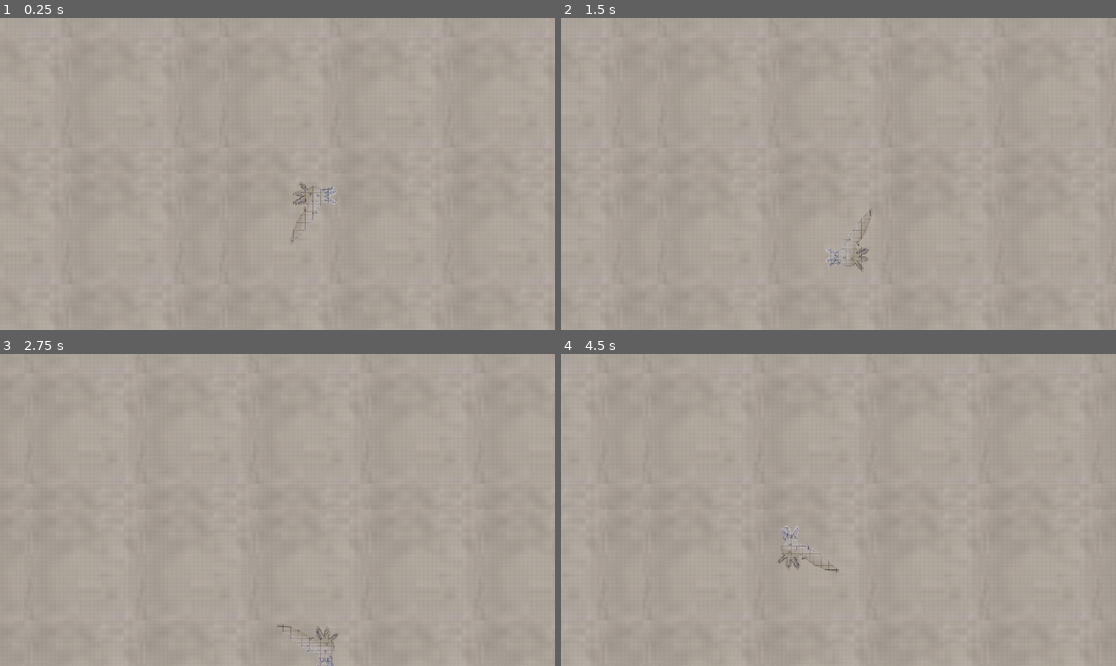
Above: before the commit, frames 1-4 (two rows, left to right).
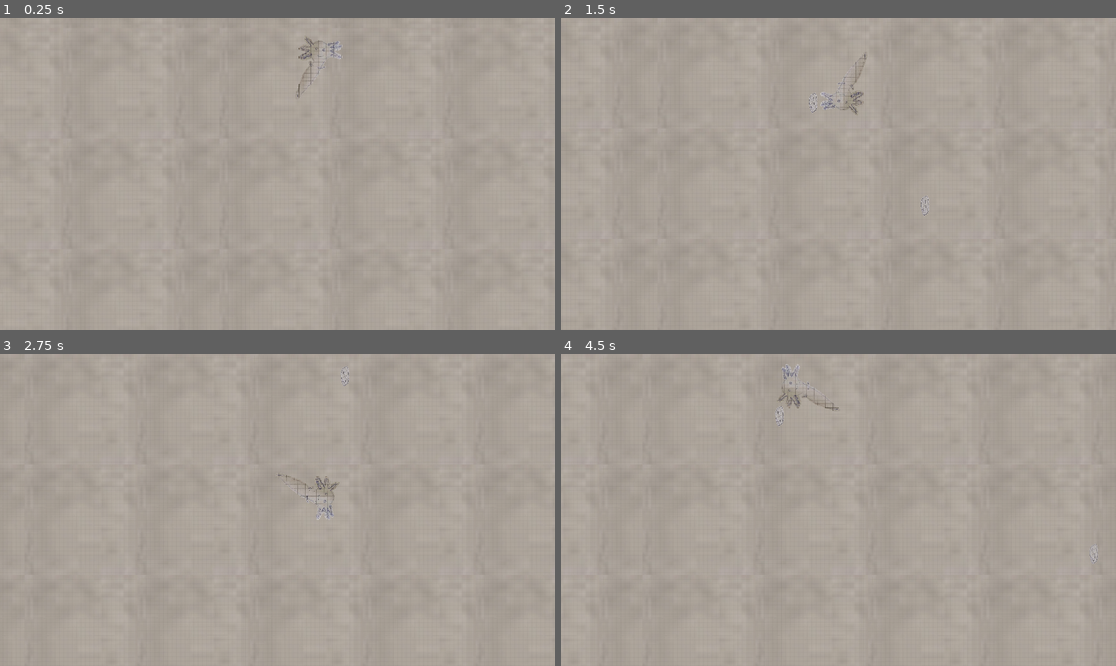
Above: after the commit, the same moments.

Repository: Krafterbob/LustigesSpiel
Game: Godot game, scene res://rooms/room1.tscn
Same seed, same stepped clock (60 frames per second), same inputs: the game is played once before the commit and once after it.
Inputs (mouse positions are in pixels of both pictures, inside the frame that each line leads up to):
- Up to frame 1 (0.25 s): no input
- Up to frame 2 (1.5 s): move the mouse to (960, 158) at 0.52 s; press the mouse at (960, 158) at 0.53 s; hold D (move_right) 0.53-1.28 s; move the mouse to (727, 189) at 1.27 s; release the mouse at (727, 189) at 1.28 s; hold S (move_down) from 1.28 s (still down); click (727, 189) at 1.35 s
- Up to frame 3 (2.75 s): move the mouse to (333, 441) at 2.02 s; release S (move_down) at 2.03 s; press the mouse at (333, 441) at 2.03 s; hold D (move_right) from 2.03 s (still down)
- Up to frame 4 (4.5 s): move the mouse to (810, 572) at 2.77 s; release D (move_right) at 2.78 s; release the mouse at (810, 572) at 2.78 s; hold W (move_up) 2.78-3.53 s; click (810, 572) at 2.85 s; move the mouse to (1005, 556) at 3.52 s; press the mouse at (1005, 556) at 3.53 s; hold A (move_left) from 3.53 s (still down); move the mouse to (672, 463) at 4.27 s; release the mouse at (672, 463) at 4.28 s; click (672, 463) at 4.35 s

The runs differ from the first frame. In frame 1, 0.4% of the frame differs, in the area x 52-62%, y 5-72%; in frame 2, 0.5%, in the area x 44-67%, y 11-82%; in frame 3, 0.5%; in frame 4, 0.5%.

Commit message:
Schießen!!!

Diff:
--- /dev/null
+++ b/objects/bullet.tscn
@@ -0,0 +1,24 @@
+[gd_scene load_steps=4 format=3 uid="uid://bsy76ncg7tlac"]
+
+[ext_resource type="Texture2D" uid="uid://bgxhkb3tmi2uc" path="res://assets/sprites/smiley.png" id="1_1hbe6"]
+[ext_resource type="Script" uid="uid://0drib7qs55bp" path="res://scripts/bullet.gd" id="1_3ndsa"]
+
+[sub_resource type="CapsuleShape2D" id="CapsuleShape2D_1hbe6"]
+radius = 50.0
+height = 238.0
+
+[node name="Bullet" type="CharacterBody2D"]
+collision_layer = 2
+collision_mask = 0
+script = ExtResource("1_3ndsa")
+
+[node name="Smiley" type="Sprite2D" parent="."]
+position = Vector2(-2.3841858e-07, 2)
+rotation = -0.4886922
+scale = Vector2(0.2, 0.2)
+texture = ExtResource("1_1hbe6")
+
+[node name="CollisionShape2D" type="CollisionShape2D" parent="."]
+position = Vector2(-1.0000001, 1.9999998)
+scale = Vector2(0.2, 0.2)
+shape = SubResource("CapsuleShape2D_1hbe6")
--- a/objects/player.tscn
+++ b/objects/player.tscn
@@ -15,7 +15,7 @@
 script = ExtResource("1_ykyjo")
 
 [node name="Player" type="Sprite2D" parent="."]
-position = Vector2(0, -1)
+position = Vector2(12.999999, -5.9604645e-08)
 scale = Vector2(0.2, 0.2)
 texture = ExtResource("1_eqqp1")
 
@@ -38,7 +38,7 @@
 color_ramp = SubResource("Gradient_inqnh")
 
 [node name="CollisionPolygon2D" type="CollisionPolygon2D" parent="."]
-position = Vector2(-1, -2)
+position = Vector2(12, -2)
 rotation = 0.12217305
 scale = Vector2(0.5, 0.5)
 polygon = PackedVector2Array(-80, -57, -76, -20, -53, 7, -78, 115, -56, 127, 28, -18, 59, -23, 77.782135, -42.744415, 72, -108, -68, -113)
--- a/project.godot
+++ b/project.godot
@@ -53,3 +53,13 @@
 "events": [Object(InputEventKey,"resource_local_to_scene":false,"resource_name":"","device":-1,"window_id":0,"alt_press …(192 unchanged characters)…
 ]
 }
+left_click={
+"deadzone": 0.2,
+"events": [Object(InputEventMouseButton,"resource_local_to_scene":false,"resource_name":"","device":-1,"window_id":0,"alt_pressed":false,"shift_pressed":false,"ctrl_pressed":false,"meta_pressed":false,"button_mask":1,"position":Vector2(156, 20),"global_position":Vector2(165, 68),"factor":1.0,"button_index":1,"canceled":false,"pressed":true,"double_click":false,"script":null)
+]
+}
+
+[layer_names]
+
+2d_physics/layer_1="EntityCollision"
+2d_physics/layer_2="ProjectileCollision"
--- a/rooms/room1.tscn
+++ b/rooms/room1.tscn
@@ -41,3 +41,5 @@
 [node name="CollisionShape2DBottom" type="CollisionShape2D" parent="collidors"]
 position = Vector2(0, 1080)
 shape = SubResource("WorldBoundaryShape2D_yv82f")
+
+[node name="LevelManager" type="Node" parent="."]
--- /dev/null
+++ b/scripts/bullet.gd
@@ -0,0 +1,5 @@
+class_name Bullet extends CharacterBody2D
+
+func _physics_process(delta):
+
+	move_and_slide()
--- a/scripts/player.gd
+++ b/scripts/player.gd
@@ -2,42 +2,21 @@
 
 
 const SPEED = 300.0
-const JUMP_VELOCITY = -29.0 - 9.8
-const COYOTE_TIME = 5
-const INTERACTION_RANGE = 30
 
 var random = RandomNumberGenerator.new()
 
-var jumping = 0
-var maxjumping = 10
-var endjumping = 5
 var directionX = 0
 var directionY = 0
 var facing = 1
-var interacting = false
 
-var pressed_jump = 0
-var was_on_floor = 0
-var pressed_interact = 0
+var bullet_template = load("res://objects/bullet.tscn").instantiate()
 
 @onready var player_sprite = $Player
-@onready var interacRayR = $interactionRayRight
-@onready var interacRayL = $interactionRayLeft
 @onready var running_particles = $runningParticles
 
-# Get the gravity from the project settings to be synced with RigidBody nodes.
-var gravity = ProjectSettings.get_setting("physics/2d/default_gravity")
 var is_alive = true
 
 func _physics_process(delta):
-	#if (directionX == 1):
-	#	player_sprite.flip_h = false
-	#if (directionX == -1):
-	#	player_sprite.flip_h = true
-	#if (directionY == -1):
-	#	player_sprite.flip_v = false
-	#if (directionY == 1):
-	#	player_sprite.flip_v = true
 	velocity.x = directionX * SPEED
 	velocity.y = directionY * SPEED
 
@@ -50,8 +29,10 @@
 	camera.position.x += (position.x - camera.position.x) / 10;
 	camera.position.y += (position.y - camera.position.y) / 10;
 
-	if (camera.position.y + get_viewport_rect().size.y > 1080):
-		camera.position.y = 1080 - get_viewport_rect().size.y;
+	if (camera.position.y + camera.get_viewport_rect().size.y / camera.zoom.x / 2 > 1080):
+		camera.position.y = 1080 - camera.get_viewport_rect().size.y / camera.zoom.x / 2;
+	if (camera.position.y - camera.get_viewport_rect().size.y / camera.zoom.x / 2 < 0):
+		camera.position.y = camera.get_viewport_rect().size.y / camera.zoom.x / 2;
 
 func _input(event):
 	#if game_manager.game_state == "playing":
@@ -66,6 +47,18 @@
 	#	if Input.is_action_just_pressed("interact"):
 	#		pressed_interact = COYOTE_TIME
 
+	if event.is_action_pressed("left_click"):
+
+		var direction = Vector2((event.position.x / camera.zoom.x + camera.position.x - camera.get_viewport_rect().size.x / camera.zoom.x / 2) - position.x,
+								 (event.position.y / camera.zoom.y + camera.position.y - camera.get_viewport_rect().size.y / camera.zoom.y / 2) - position.y);
+
+		var bullet = bullet_template.duplicate()
+		bullet.position = position + direction.normalized() * 50
+		bullet.velocity = direction.normalized() * 500
+
+		get_parent().add_child(bullet)
+
+
 	directionX = Input.get_axis("move_left", "move_right")
 	if directionX != 0:
 		facing = directionX
Binary file added: assets/sprites/smiley.png
Not shown, added: assets/sprites/smiley.png.import
Not shown, added: scripts/bullet.gd.uid
